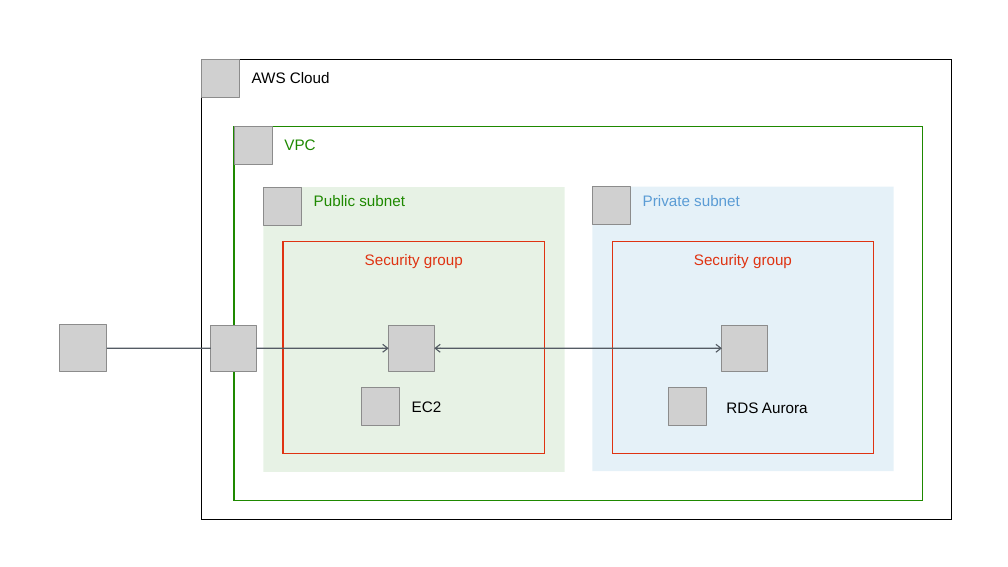
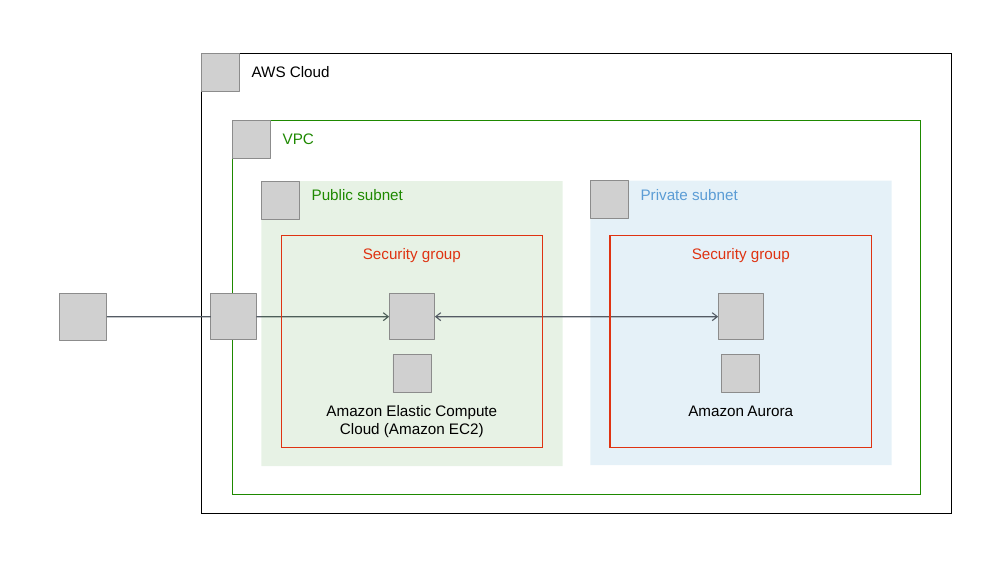
Before and after one commit to ichigo-1125/knowledge, a slide deck: slide 2 of assets/AWS.odp. Drawn at 1008x567 pixels with LibreOffice and Linux fonts; fonts in the diff are those of the drawing; grey boxes stand for pictures. Boxes give left, top, right and bottom in pixels: in the first picture for what was removed or moved away, otherwise in the second. Text is boxed around its words. In the diff, an @@ line names an element or a change of style, - is before the commit and + after.

```diff
--- a/assets/AWS.odp
+++ b/assets/AWS.odp
@@ 5 rectangles, 4 pictures: place and size @@
-5 rectangles, 4 pictures at (201, 59, 952, 520)
+5 rectangles, 4 pictures at (201, 53, 952, 514)
@@ rectangle "Security group": place and size @@
-rectangle "Security group" at (613, 241, 874, 454)
+rectangle "Security group" at (610, 235, 872, 447)
@@ picture: place and size @@
-picture at (59, 325, 106, 371)
+picture at (59, 294, 106, 340)
@@ picture: place and size @@
-picture at (211, 326, 257, 371)
+picture at (211, 294, 257, 339)
@@ picture: place and size @@
-picture at (362, 388, 401, 426)
+picture at (390, 294, 435, 339)
@@ picture: place and size @@
-picture at (669, 388, 707, 426)
+picture at (718, 294, 764, 339)
@@ line moved from (107, 349) - (211, 349) to (107, 316) - (211, 316) @@
@@ arrow moved from (256, 349) - (389, 349) to (256, 316) - (390, 316) @@
@@ double arrow moved from (434, 349) - (722, 349) to (435, 316) - (718, 316) @@
@@ picture: place and size @@
-picture at (389, 326, 434, 371)
+picture at (393, 355, 432, 393)
@@ picture: place and size @@
-picture at (722, 326, 767, 371)
+picture at (723, 355, 761, 393)
@@ text added at (326, 405, 497, 437), 12 pt, text #000000 @@
+Amazon Elastic Compute
+Cloud (Amazon EC2)
@@ text removed at (412, 401, 442, 412) @@
-EC2
@@ text at (688, 405, 793, 416): text changed @@
-RDS Aurora
+Amazon Aurora
```
Also in this commit, not shown: 2 other slides changed, 3 slides added, 10 other files.
